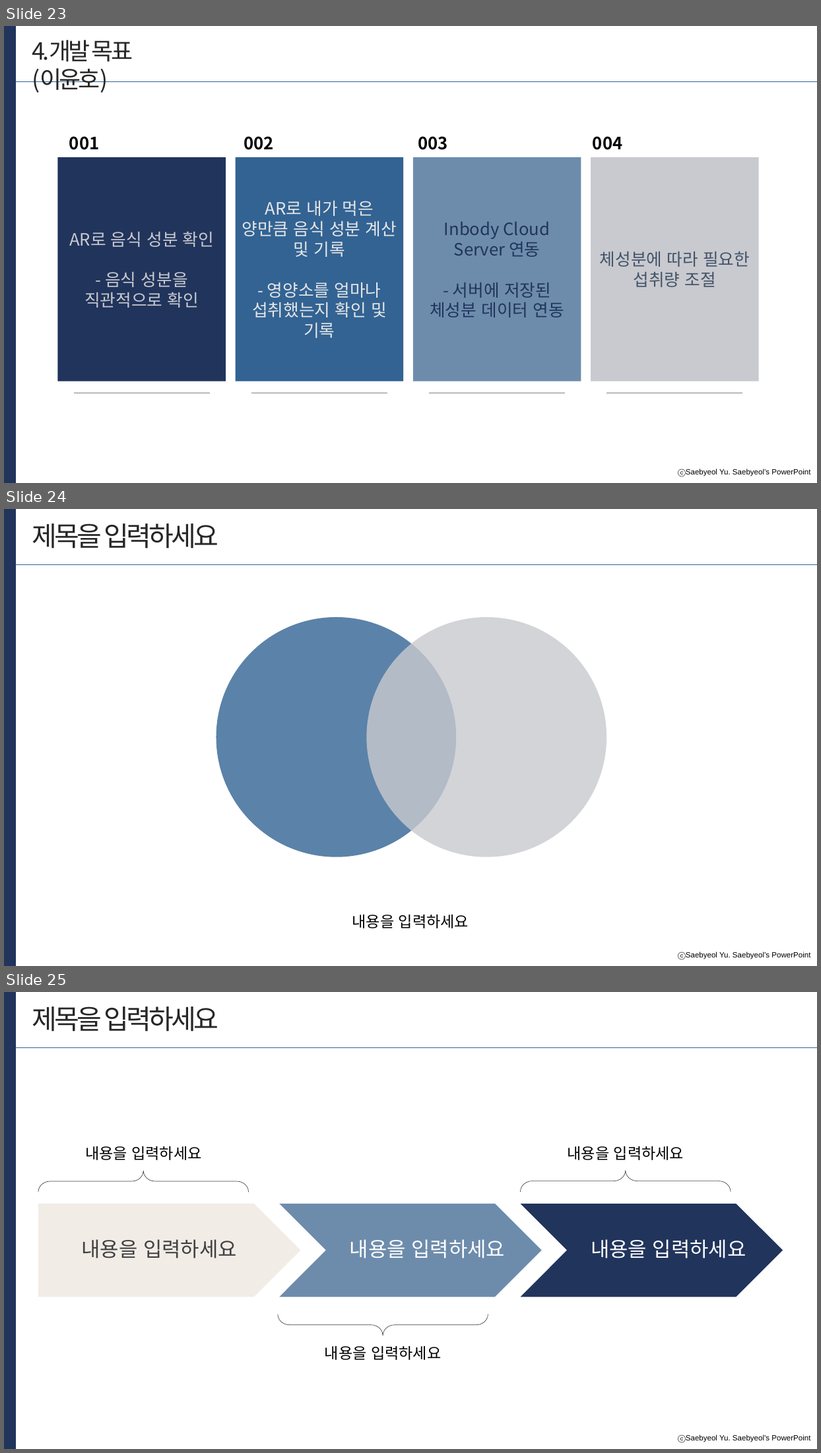
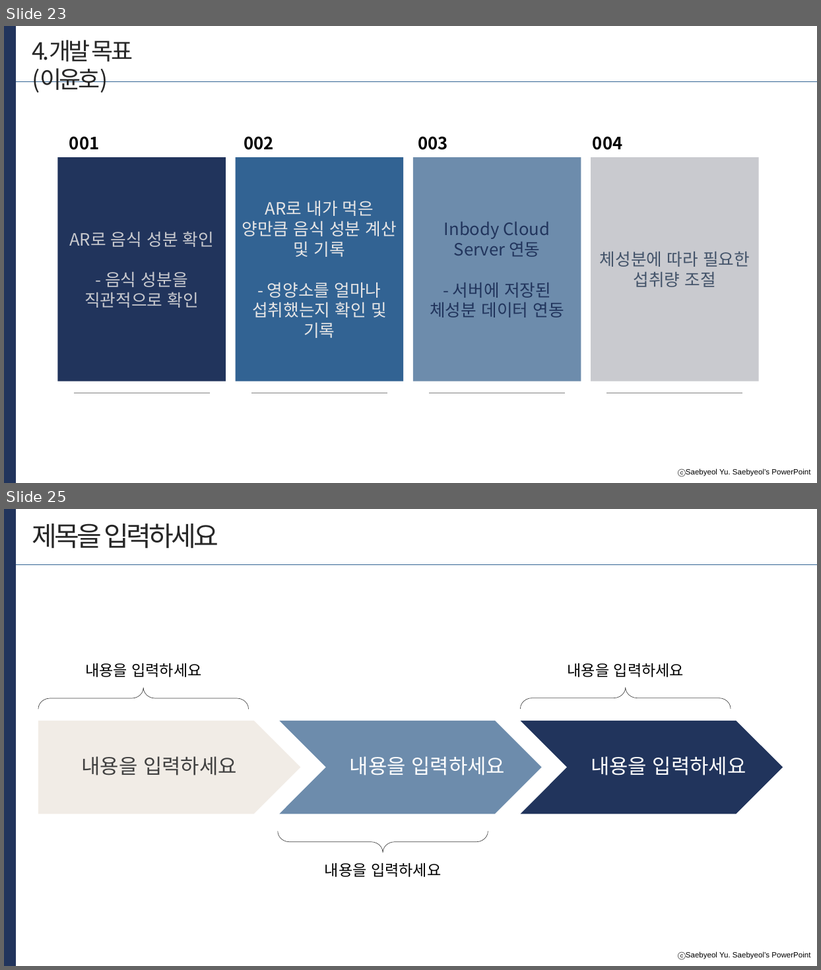
Before and after one commit to developerYHLee/University_Homework, a slide deck: 기말과제.pptx. Shown one above the other, each under a label of ours: slides 23, 24 and 25 before the commit, slides 23 and 25 after it; the slides between them are not shown. The pictures are 821x1453 and 821x970 pixels, drawn with LibreOffice and Linux fonts; fonts in the diff are those of the drawing. Boxes give left, top, right and bottom in pixels: in the first picture for what was removed or moved away, otherwise in the second. Text is boxed around its words. In the diff, an @@ line names an element or a change of style, - is before the commit and + after.

```diff
--- a/기말과제.pptx
+++ b/기말과제.pptx
@@ slide 24 removed at bbox=[4, 509, 817, 966], background #FFFFFF; not listed: 1 template element that a slide beside it also shows @@
@@ rectangle removed at bbox=[4, 509, 16, 966] @@
@@ text removed at bbox=[32, 524, 219, 549] @@
-제목을 입력하세요
@@ line removed from (16, 564) to (817, 564) @@
@@ ellipse removed at bbox=[217, 617, 457, 857] @@
@@ ellipse removed at bbox=[367, 617, 607, 857] @@
@@ text removed at bbox=[352, 915, 469, 929] @@
-내용을 입력하세요
```
Also in this commit, not shown: 1 slide added.
